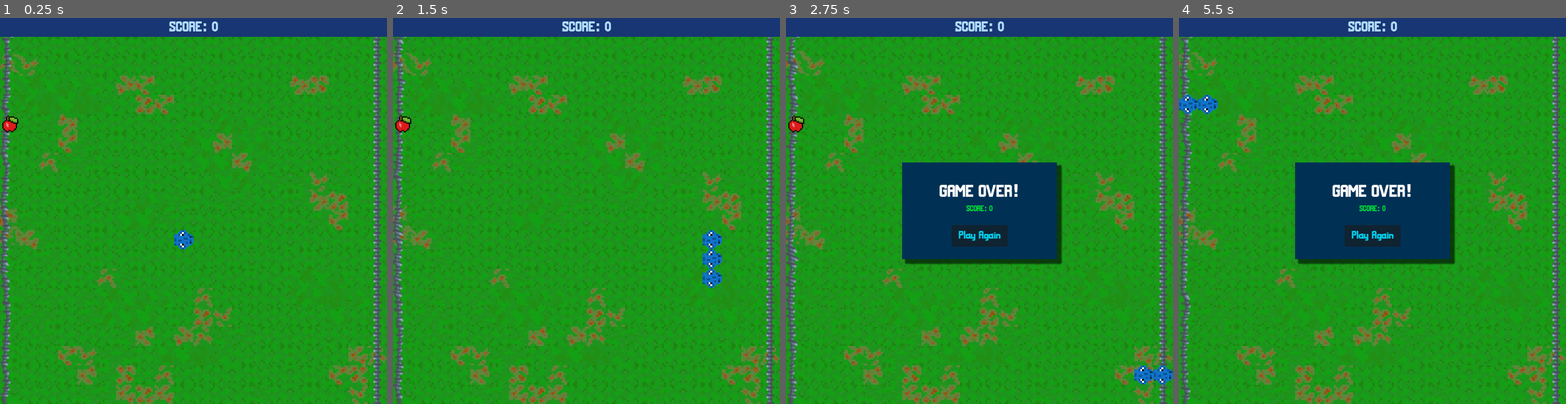
Above: before the commit, frames 1-4 (left to right).
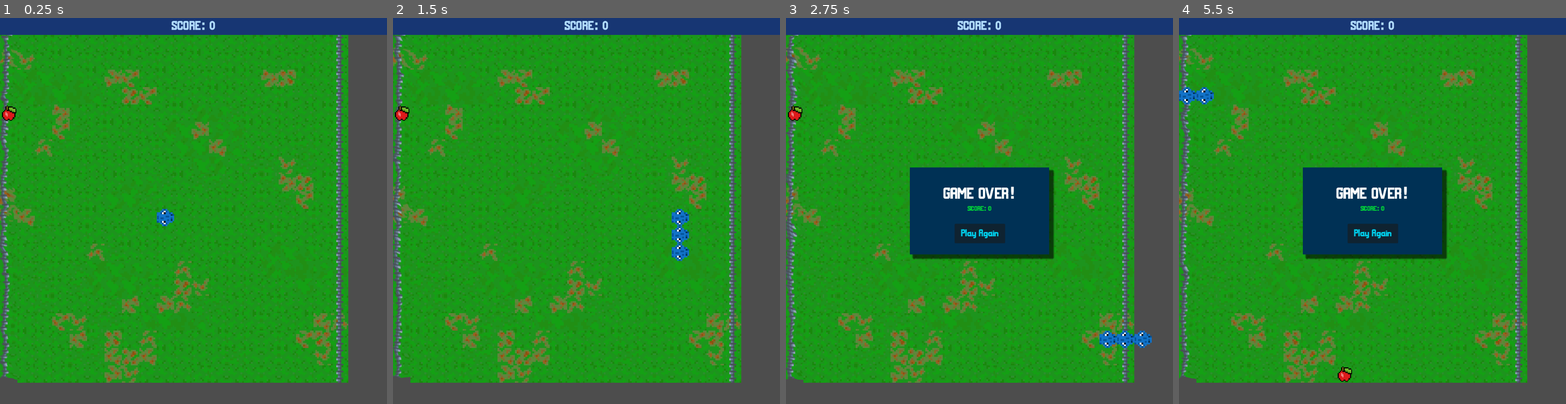
Above: after the commit, the same moments.

Repository: CS196Illinois/Group4-FA23
Game: Godot game, scene res://scenes/main.tscn
Two runs of this game, one before a commit and one after it. Both use one fixed random seed, a clock stepped at 60 frames per second and the inputs below. The engine's default icon, where the game draws it, is replaced by a stand-in: a white triangle on a blue panel in a dark square.
Inputs:
- Up to frame 1 (0.25 s): no input
- Up to frame 2 (1.5 s): hold D (move_right) 0.53-1.28 s; hold S (move_down) from 1.28 s (still down)
- Up to frame 3 (2.75 s): release S (move_down) at 2.03 s; hold D (move_right) from 2.03 s (still down)
- Up to frame 4 (5.5 s): release D (move_right) at 2.75 s; click "Play Again" at 2.75 s; hold W (move_up) 3.53-4.28 s; hold A (move_left) from 4.28 s (still down)

The runs differ from the first frame. In frame 1, 28% of the frame differs, in the area x 0-100%, y 0-100%; in frame 2, 29%; in frame 3, 31%; in frame 4, 31%.

Commit message:
New SFX

Diff:
--- /dev/null
+++ b/default_bus_layout.tres
@@ -0,0 +1,9 @@
+[gd_resource type="AudioBusLayout" format=3 uid="uid://fuaenwryy3wd"]
+
+[resource]
+bus/1/name = &"Music"
+bus/1/solo = false
+bus/1/mute = false
+bus/1/bypass_fx = false
+bus/1/volume_db = 0.0
+bus/1/send = &"Master"
--- a/project.godot
+++ b/project.godot
@@ -19,6 +19,7 @@
 
 window/size/viewport_width=1000
 window/size/viewport_height=1000
+window/stretch/scale=0.9
 
 [input]
 
--- a/scenes/main.gd
+++ b/scenes/main.gd
@@ -27,6 +27,12 @@
 var right = Vector2(1, 0)
 var move_direction: Vector2
 var can_move: bool
+
+# Music variables
+@onready var twoDTheme = $twoDTheme
+@onready var appleCrunch = $apple_crunch
+@onready var gameOver = $game_over
+
 
 # Called when the node enters the scene tree for the first time.
 func _ready():
@@ -90,6 +96,7 @@
 func start_game():
 	game_started = true
 	$MoveTimer.start()
+	twoDTheme.play()
 
 
 func _on_move_timer_timeout():
@@ -118,6 +125,7 @@
 func check_food_eaten():
 	if snake_data[0] == food_pos:
 		score += 1
+		appleCrunch.play()
 		$Hud.get_node("ScoreLabel").text = "SCORE: " + str(score)
 		$GameOverMenu.get_node("FinalScoreLabel").text = "SCORE: " + str(score)
 		add_segment(old_data[-1])
@@ -134,6 +142,7 @@
 	regen_food = true
 
 func end_game():
+	twoDTheme.stop()
 	$GameOverMenu.show()
 	$MoveTimer.stop()
 	game_started = false
--- a/scenes/main.tscn
+++ b/scenes/main.tscn
@@ -9,6 +9,9 @@
 [ext_resource type="Texture2D" uid="uid://d15v5qinsjcdi" path="res://assets/apple.png" id="5_yoqqq"]
 [ext_resource type="PackedScene" uid="uid://c5c00hvgtwva" path="res://scenes/game_over_menu.tscn" id="6_vriwy"]
 [ext_resource type="Shader" path="res://scenes/screenDistortion.gdshader" id="7_ukksw"]
+[ext_resource type="AudioStream" uid="uid://crocksmq6qb75" path="res://assets/SFX/apple_crunch.wav" id="10_qdaby"]
+[ext_resource type="AudioStream" uid="uid://dob67p8vuaiyt" path="res://assets/Music/BackroomsSnake_2DTheme.mp3" id="11_oskpg"]
+[ext_resource type="AudioStream" uid="uid://b8h7ugketrt0j" path="res://assets/SFX/game_over.wav" id="12_p020k"]
 
 [sub_resource type="TileMapPattern" id="TileMapPattern_5osb4"]
 tile_data = PackedInt32Array(0, 65536, 131072, 65536, 65536, 262144, 131072, 65536, 262144, 196608, 65536, 196608, 1, 6 …(250 unchanged characters)…
@@ -175,5 +178,18 @@
 process_mode = 2
 visible = false
 
+[node name="apple_crunch" type="AudioStreamPlayer2D" parent="."]
+stream = ExtResource("10_qdaby")
+volume_db = 11.243
+pitch_scale = 0.89
+
+[node name="twoDTheme" type="AudioStreamPlayer" parent="."]
+stream = ExtResource("11_oskpg")
+volume_db = -15.928
+bus = &"Music"
+
+[node name="game_over" type="AudioStreamPlayer2D" parent="."]
+stream = ExtResource("12_p020k")
+
 [connection signal="timeout" from="MoveTimer" to="." method="_on_move_timer_timeout"]
 [connection signal="restart" from="GameOverMenu" to="." method="_on_game_over_menu_restart"]
Not shown, added: assets/Music/BackroomsSnake_2DTheme.mp3.import
Not shown, added: assets/Music/BackroomsSnake_BossThemeDemo.mp3.import
Not shown, added: assets/Music/BackroomsSnake_LiminalThemeDemo.mp3.import
Not shown, added: assets/SFX/apple_crunch.wav.import
Not shown, added: assets/SFX/game_over.wav.import
Not shown: 1 places in scenes/main.tscn that only renumber resources
Not shown, added: assets/Music/BackroomsSnake_2DTheme.mp3
Not shown, added: assets/Music/BackroomsSnake_BossThemeDemo.mp3
Not shown, added: assets/Music/BackroomsSnake_LiminalThemeDemo.mp3
Not shown, added: assets/SFX/apple_crunch.wav
Not shown, added: assets/SFX/game_over.wav
